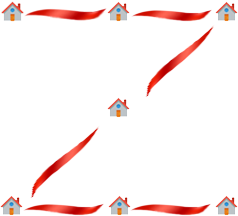
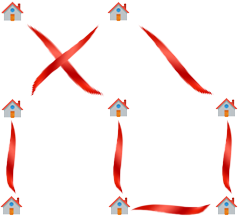
Comparing the layer stacks of the two 238px x 216px images. Changes:
showed "Layer 29" over (30, 24, 100, 96)
hid "Layer 28" over (30, 126, 100, 198)
hid "Layer 27" over (145, 25, 215, 97)
showed "Layer 25" over (138, 24, 215, 96)
showed "Layer 22" over (25, 23, 104, 97)
showed "Layer 21" over (222, 119, 233, 194)
showed "Layer 20" over (113, 119, 124, 194)
showed "Layer 19" over (6, 119, 17, 194)
hid "Layer 12" over (23, 203, 104, 216)
hid "Layer 11" over (131, 9, 212, 22)
hid "Layer 10" over (24, 8, 107, 21)
showed "Layer 8" over (1, 98, 24, 119)
showed "Layer 7" over (215, 97, 238, 118)
hid "Layer 3" over (215, 1, 238, 22)
